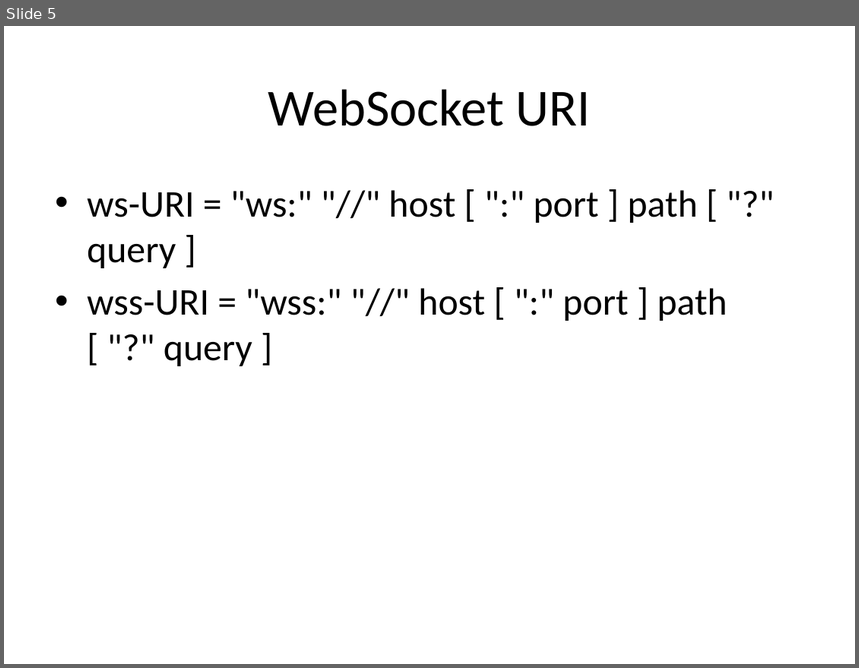
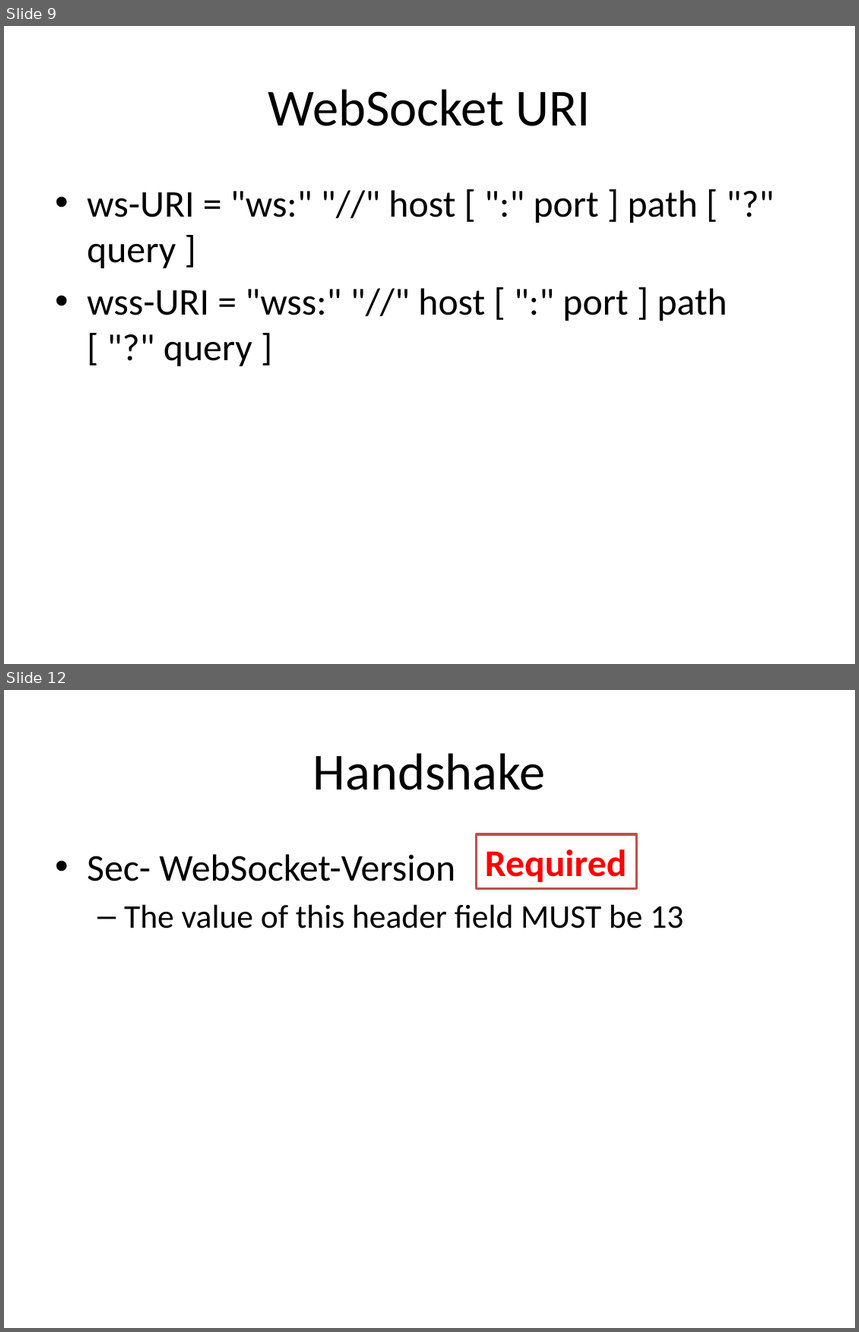
Before and after one commit to HLimit/h5_Traning, a slide deck: [presentation/[7]WebSockets.pptx. Shown one above the other, each under a label of ours: slide 5 before the commit, slides 9 and 12 after it; the slides between them are not shown. The pictures are 859x668 and 859x1332 pixels, drawn with LibreOffice and Linux fonts; fonts in the diff are those of the drawing. Boxes give left, top, right and bottom in pixels: in the first picture for what was removed or moved away, otherwise in the second. Text is boxed around its words. In the diff, an @@ line names an element or a change of style, - is before the commit and + after.

```diff
--- a/[presentation/[7]WebSockets.pptx
+++ b/[presentation/[7]WebSockets.pptx
@@ slide 12 added at (4, 690, 855, 1328), background #FFFFFF @@
@@ title added at (313, 753, 546, 790), 44 pt, text #000000 @@
+Handshake
@@ rectangle added at (477, 834, 637, 889), fill #FFFFFF, outline #C0504D 2 pt, 32 pt, text #FF0000, bold @@
+Required
@@ text added at (87, 854, 683, 929), 28 pt, text #000000 @@
+• Sec- WebSocket-Version
+  – The value of this header field MUST be 13
@@ what was slide 5 is now slide 9 @@
```
Also in this commit, not shown: 1 slide changed, 7 other slides added, 1 slide removed, 8 other files.
